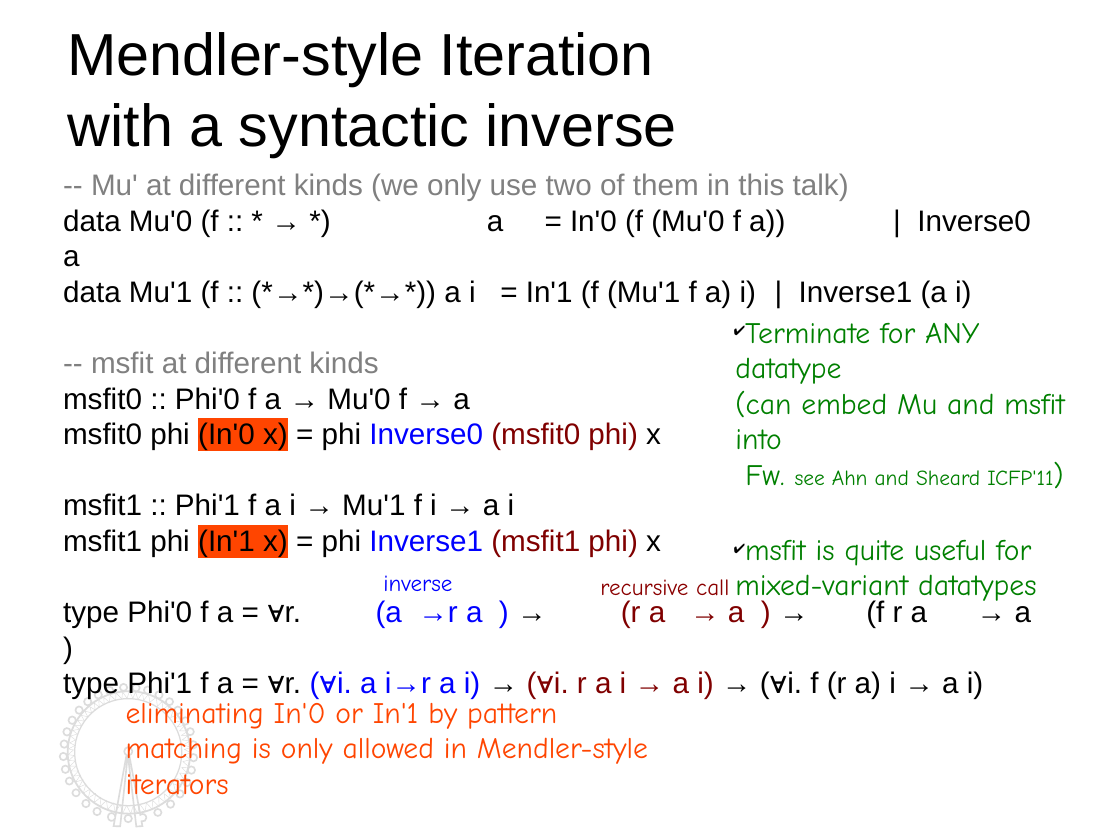
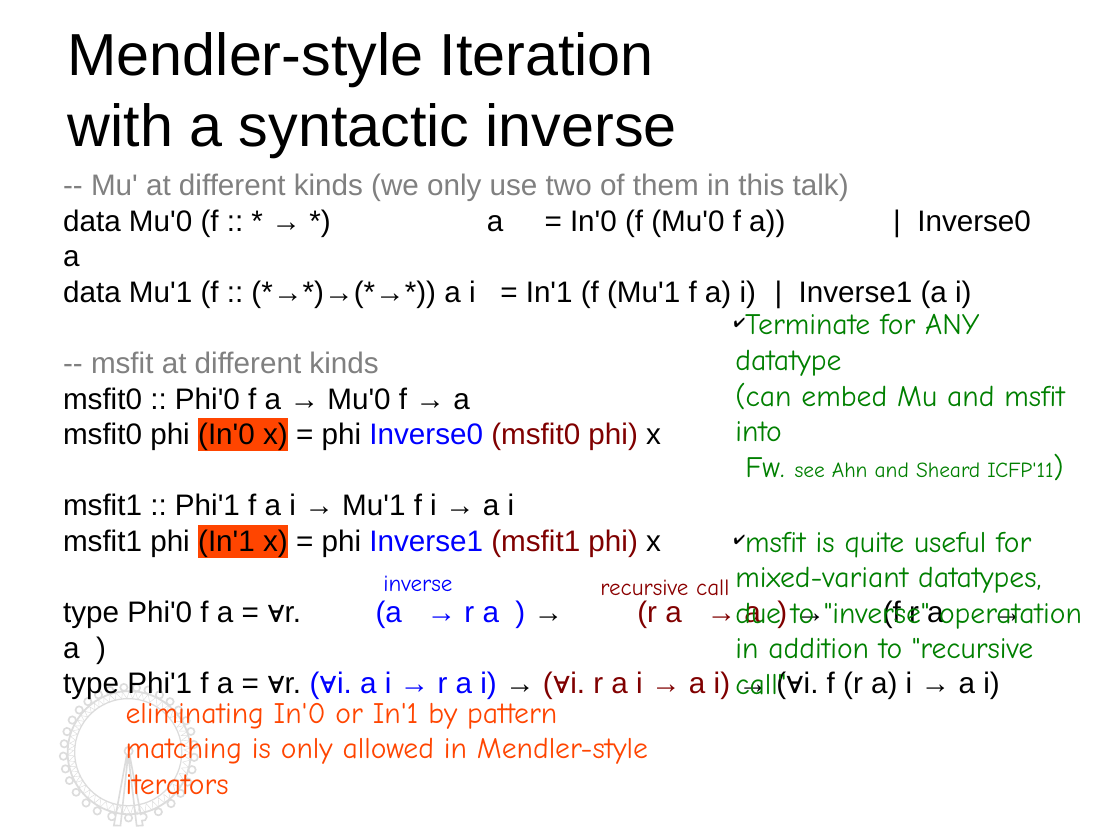
Before and after one commit to kyagrd/nax, a slide deck: slide 8 of trunk/draft/TYPES13/ppt/myslide.odp. Drawn at 1120x840 pixels with LibreOffice and Linux fonts; fonts in the diff are those of the drawing. Boxes give left, top, right and bottom in pixels: in the first picture for what was removed or moved away, otherwise in the second. Text is boxed around its words. In the diff, an @@ line names an element or a change of style, - is before the commit and + after.

```diff
--- a/trunk/draft/TYPES13/ppt/myslide.odp
+++ b/trunk/draft/TYPES13/ppt/myslide.odp
@@ text "Terminate for ANY datatype (can ...": place and size @@
-text "Terminate for ANY datatype (can ..." at bbox=[735, 322, 1065, 605]
+text "Terminate for ANY datatype (can ..." at bbox=[735, 313, 1082, 699]
@@ text at bbox=[735, 531, 1082, 699]: text changed @@
-✔ msfit is quite useful for mixed-variant datatypes
+✔ msfit is quite useful for mixed-variant datatypes,
+  due to "inverse" operatation in addition to "recursive call"
@@ text at bbox=[63, 600, 999, 699]: spaces changed @@
-type Phi'0 f a = ∀r. (a →r a ) → (r a → a ) → (f r a → a )
-type Phi'1 f a = ∀r. (∀i. a i→r a i) → (∀i. r a i → a i) → (∀i. f (r a) i → a i)
+type Phi'0 f a = ∀r. (a → r a ) → (r a → a ) → (f r a → a )
+type Phi'1 f a = ∀r. (∀i. a i → r a i) → (∀i. r a i → a i) → (∀i. f (r a) i → a i)
```
Also in this commit, not shown: 16 other slides changed, 1 other file.
